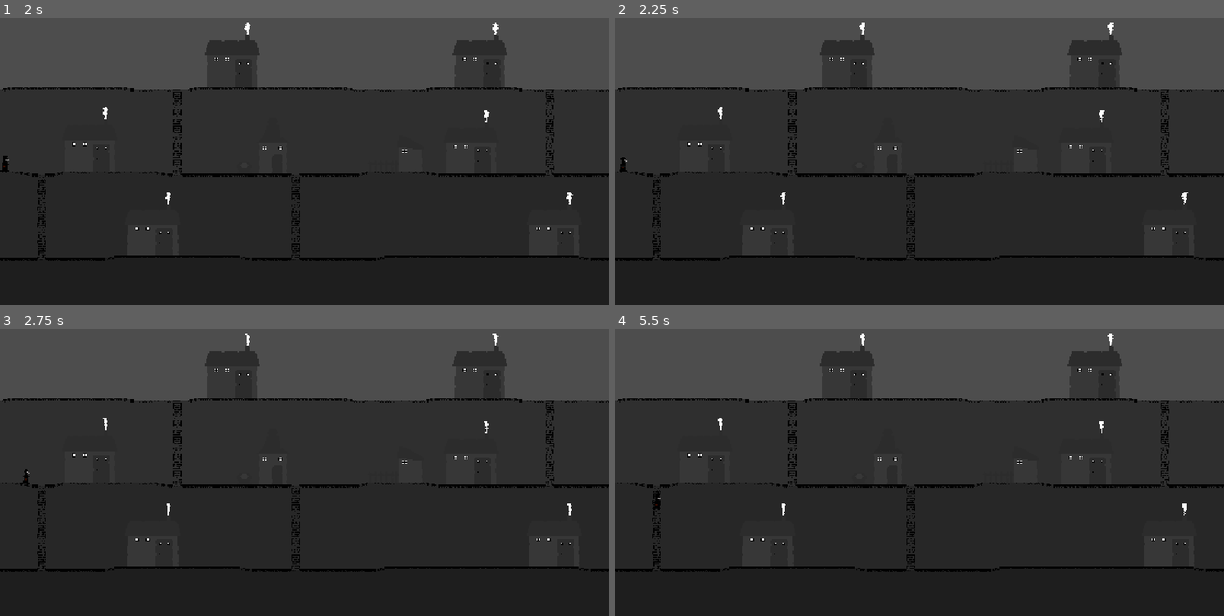
Above: before the commit, frames 1-4 (two rows, left to right).
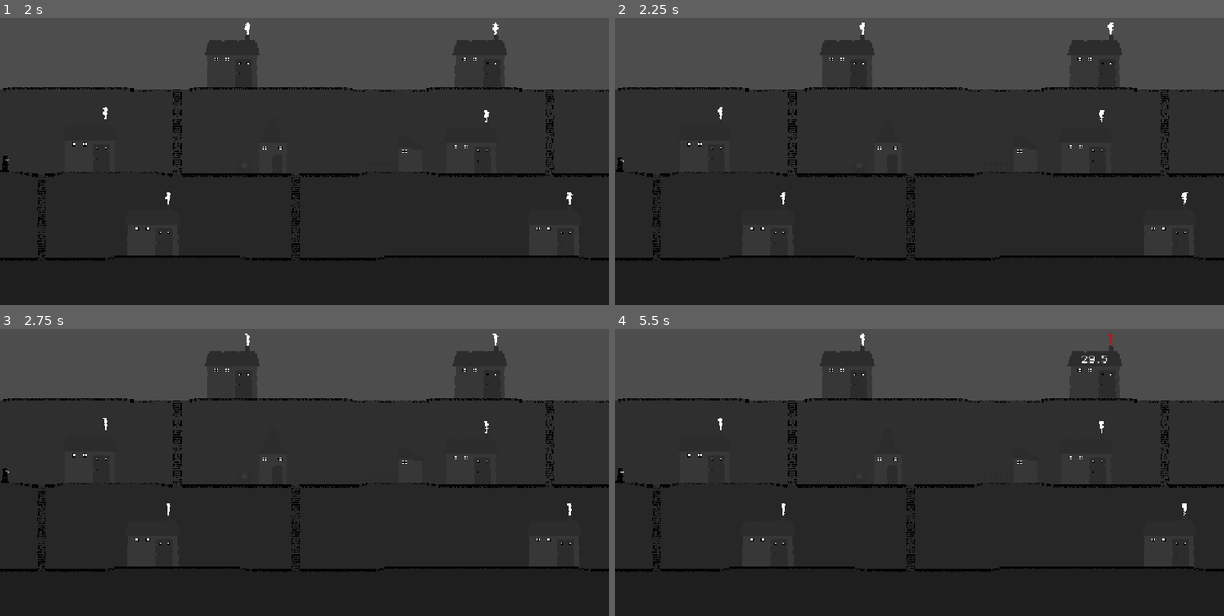
Above: after the commit, the same moments.

Repository: AdamOravecz1/gmtk-2026
Game: Godot game, scene res://Scenes/main.tscn
The game is run twice, just before and just after one commit, with the same random seed, the same clock (stepped at 60 frames per second) and the same inputs.
Inputs (mouse positions are in pixels of both pictures, inside the frame that each line leads up to):
- Up to frame 1 (2 s): tap Enter at 0.5 s; move the mouse to (395, 152) at 0.52 s; click (395, 152) at 0.67 s; tap Space at 1.25 s; move the mouse to (395, 152) at 1.27 s; click (395, 152) at 1.42 s
- Up to frame 2 (2.25 s): tap Enter at 2 s; move the mouse to (767, 233) at 2.02 s; click (767, 233) at 2.17 s
- Up to frame 3 (2.75 s): no input
- Up to frame 4 (5.5 s): move the mouse to (1083, 461) at 2.77 s; click (1083, 461) at 2.92 s; tap Space at 3.5 s; move the mouse to (846, 374) at 3.52 s; click (846, 374) at 3.67 s; move the mouse to (706, 458) at 4.27 s; click (706, 458) at 4.42 s; tap Enter at 5 s; move the mouse to (1169, 544) at 5.02 s; click (1169, 544) at 5.17 s

Frame 1 is identical in both runs. In frame 2, less than 0.1% of the frame differs, in the area x 0-2%, y 48-54%; in frame 3, less than 0.1%; in frame 4, 0.2%, in the area x 0-82%, y 1-63%.

Commit message:
moving herbs

Diff:
--- /dev/null
+++ b/Scenes/arrow.gd
@@ -0,0 +1,34 @@
+extends Sprite2D
+
+@onready var rectangle: Sprite2D = $Rectangle
+
+var start_location: Vector2
+var chain: Array[Sprite2D] = []
+
+var spacing := 16.0 # distance between rectangles
+
+func _process(delta):
+	global_position = get_global_mouse_position()
+	rotation = (start_location - global_position).angle() - deg_to_rad(90)
+
+	create_chain()
+
+
+func create_chain():
+	# remove old chain
+	for part in chain:
+		part.queue_free()
+	chain.clear()
+
+	var distance = global_position.distance_to(start_location)
+	var direction = global_position.direction_to(start_location)
+
+	var count = int(distance / spacing)
+
+	for i in range(count):
+		var part = rectangle.duplicate()
+		add_child(part)
+
+		part.global_position = global_position + direction * spacing * (i + 1)
+
+		chain.append(part)
--- /dev/null
+++ b/Scenes/arrow.tscn
@@ -0,0 +1,13 @@
+[gd_scene format=3 uid="uid://xvgoqcxi5kxp"]
+
+[ext_resource type="Texture2D" uid="uid://dyqwsu8u0d6du" path="res://Sprites/Arrow.png" id="1_2u0bd"]
+[ext_resource type="Script" uid="uid://iba7vq387i4t" path="res://Scenes/arrow.gd" id="2_h5x2m"]
+[ext_resource type="Texture2D" uid="uid://u62yxwlgyah3" path="res://Sprites/Recteng.png" id="3_40cdi"]
+
+[node name="Arrow" type="Sprite2D" unique_id=369740570]
+texture = ExtResource("1_2u0bd")
+script = ExtResource("2_h5x2m")
+
+[node name="Rectangle" type="Sprite2D" parent="." unique_id=765829497]
+position = Vector2(0, 13)
+texture = ExtResource("3_40cdi")
--- a/Scenes/doctor.gd
+++ b/Scenes/doctor.gd
@@ -9,8 +9,11 @@
 func _ready() -> void:
 	level = int(String(get_parent().get_parent().name)[-1])
 
-func move_here(cord: Vector2, lv: int) -> void:
+func move_here(cord: Vector2, lv: int, first_pos = null, second_pos = null) -> void:
 	going = true
+	if first_pos:
+		first_pos.get_node("Area2D/CollisionShape2D").disabled = true
+
 	var path_follow = get_parent()
 
 	# Get to the correct level first
@@ -76,6 +79,20 @@
 			flip_h = false  # facing right
 		elif global_position.x < old_x:
 			flip_h = true   # facing left
+
+	play("default")
+	if first_pos and second_pos:
+
+		color = first_pos.color
+		play(color)
+		first_pos.harvest()
+		first_pos.full = false
+		first_pos.color = ""
+		first_pos.get_node("Area2D/CollisionShape2D").disabled = false
+		move_here(second_pos.global_position, second_pos.level, null, second_pos)
+
+	if not first_pos and second_pos:
+		second_pos.cure()
 
 	going = false
 
--- a/Scenes/garden.gd
+++ b/Scenes/garden.gd
@@ -1,4 +1,9 @@
 extends Node2D
+
+@export var level := 0
+
+@onready var arrow_scene := preload("res://Scenes/arrow.tscn")
+var arrow: Node2D = null
 
 @onready var herb_selector: Sprite2D = $HerbSelector
 @onready var herb: Sprite2D = $Herb
@@ -26,14 +31,31 @@
 
 		time.text = "%02d.%d" % [seconds, milliseconds]
 
-func _on_area_2d_input_event(viewport: Node, event: InputEvent, shape_idx: int) -> void:
-	if event is InputEventMouseButton:
-		if event.pressed and event.button_index == MOUSE_BUTTON_LEFT:
+func _input(event):
+	if event is InputEventMouseButton \
+	and event.button_index == MOUSE_BUTTON_LEFT \
+	and !event.pressed:
+		if arrow:
+			arrow.queue_free()
+			arrow = null
+			await get_tree().process_frame
+			get_tree().current_scene.garden = null
+
+func _on_area_2d_input_event(viewport, event, shape_idx):
+	if event is InputEventMouseButton and event.button_index == MOUSE_BUTTON_LEFT and event.pressed:
+		if full and arrow == null:
+			arrow = arrow_scene.instantiate()
+			add_child(arrow)
+			arrow.z_index = 100
+			arrow.start_location = global_position
+			get_tree().current_scene.garden = self
+
+		else:
+
 			$Area2D/CollisionShape2D.disabled = true
-			print("garden")
 			herb_selector.visible = true
 			var tween = get_tree().create_tween()
-			tween.tween_property(herb_selector, "scale", Vector2(1, 1), 0.2)
+			tween.tween_property(herb_selector, "scale", Vector2.ONE, 0.2)
 
 
 
@@ -112,7 +134,6 @@
 	await get_tree().process_frame
 	if event is InputEventMouseButton and not herb.visible:
 		if event.pressed and event.button_index == MOUSE_BUTTON_LEFT:
-			print("huh")
 			close_selector()
 			$Area2D/CollisionShape2D.disabled = false
 
@@ -125,8 +146,17 @@
 func _on_timer_timeout() -> void:
 	if herb.frame < 3:
 		herb.frame += 1
-		timer.start()
-	else:
+	if herb.frame == 3:
 		full = true
 		time.visible = false
 		running = false
+		$Area2D/CollisionShape2D.disabled = false
+	else:
+		timer.start()
+
+
+
+func harvest():
+	herb.frame = 0
+	herb.visible = false
+	color = ""
--- a/Scenes/house.gd
+++ b/Scenes/house.gd
@@ -1,7 +1,28 @@
 extends Node2D
 
+@onready var time: Label = $Time
 
+@export var color := ""
 @export var level := 0
+
+var countdown_time := 30.0 # seconds
+var start_time: int
+var running := false
+
+
+func _process(delta):
+	if running:
+		var elapsed = (Time.get_ticks_msec() - start_time) / 1000.0
+		var remaining = countdown_time - elapsed
+
+		if remaining <= 0:
+			remaining = 0
+			running = false
+
+		var seconds = int(remaining)
+		var milliseconds = int((remaining - seconds) * 10)
+
+		time.text = "%02d.%d" % [seconds, milliseconds]
 
 func _on_area_2d_mouse_entered() -> void:
 	Input.set_default_cursor_shape(Input.CURSOR_POINTING_HAND)
@@ -13,19 +34,23 @@
 
 func _on_area_2d_input_event(viewport: Node, event: InputEvent, shape_idx: int) -> void:
 	if event is InputEventMouseButton:
-		if event.pressed and event.button_index == MOUSE_BUTTON_LEFT:
-			var drs = get_tree().get_nodes_in_group("DR")
-			var closest = null
-			var closest_distance = INF
+		if event.button_index == MOUSE_BUTTON_LEFT:
 
-			for dr in drs:
-				if dr.going:
-					continue
-				var distance = global_position.distance_to(dr.global_position)
 
-				if distance < closest_distance:
-					closest_distance = distance
-					closest = dr
+			if not event.pressed and color and get_tree().current_scene.garden:
+				if color == get_tree().current_scene.garden.color:
+					get_tree().current_scene.find_closest_dr(self)
 
-			if closest:
-				closest.move_here(global_position, level)
+func infect(c):
+	color = c
+	$AnimatedSprite2D.modulate = get_tree().current_scene.color_lookup[color]
+	time.visible = true
+	start_time = Time.get_ticks_msec()
+	running = true
+
+func cure():
+	color = ""
+	$AnimatedSprite2D.modulate = Color(1.0, 1.0, 1.0, 1.0)
+	get_tree().current_scene.chosen_houses.erase(self)
+	time.visible = false
+	running = false
--- a/Scenes/house.tscn
+++ b/Scenes/house.tscn
@@ -3,6 +3,7 @@
 [ext_resource type="Script" uid="uid://0pibepybefi1" path="res://Scenes/house.gd" id="1_3jr7h"]
 [ext_resource type="Texture2D" uid="uid://cn0gf8807ibnf" path="res://Sprites/House1.png" id="1_n87ef"]
 [ext_resource type="Texture2D" uid="uid://h2qgmjl3xwko" path="res://Sprites/Smoke.png" id="2_3jr7h"]
+[ext_resource type="FontFile" uid="uid://dhw8iuiik1b23" path="res://PixelOperator.ttf" id="4_iqtyj"]
 
 [sub_resource type="AtlasTexture" id="AtlasTexture_iqtyj"]
 atlas = ExtResource("2_3jr7h")
@@ -52,7 +53,7 @@
 [node name="AnimatedSprite2D" type="AnimatedSprite2D" parent="." unique_id=1377155784]
 sprite_frames = SubResource("SpriteFrames_gau5j")
 autoplay = "default"
-frame_progress = 0.22096463
+frame_progress = 0.008784918
 
 [node name="Area2D" type="Area2D" parent="." unique_id=332186678]
 
@@ -60,6 +61,15 @@
 position = Vector2(-0.5, 13.5)
 shape = SubResource("RectangleShape2D_7ug6d")
 
+[node name="Time" type="Label" parent="." unique_id=2124042807]
+visible = false
+offset_left = -27.0
+offset_top = -22.0
+offset_right = 25.0
+offset_bottom = 1.0
+theme_override_fonts/font = ExtResource("4_iqtyj")
+text = "00:0"
+
 [connection signal="input_event" from="Area2D" to="." method="_on_area_2d_input_event"]
 [connection signal="mouse_entered" from="Area2D" to="." method="_on_area_2d_mouse_entered"]
 [connection signal="mouse_exited" from="Area2D" to="." method="_on_area_2d_mouse_exited"]
--- a/Scenes/main.gd
+++ b/Scenes/main.gd
@@ -1,6 +1,60 @@
 extends Control
 
-@onready var dr = get_tree().get_first_node_in_group("LevelChangers")
+var chosen_houses: Array = []
 
-func _ready() -> void:
-	print(dr)
+const color_lookup := {
+	"red": Color(0.631, 0.137, 0.137, 1.0),
+	"yellow": Color(0.831, 0.831, 0.349, 1.0),
+	"blue": Color(0.341, 0.341, 0.71, 1.0),
+	"green": Color(0.318, 2.358, 0.666, 1.0),
+	"orange": Color(0.804, 0.412, 0.008, 1.0),
+	"purple": Color(0.271, 0.055, 0.471, 1.0),
+	"white": Color(1.0, 1.0, 1.0, 1.0)
+}
+
+@onready var houses: Control = $Houses
+const colors := ["red", "yellow", "blue"]
+
+var garden = null
+
+func find_closest_dr(house):
+	# Mouse pressed
+	var drs = get_tree().get_nodes_in_group("DR")
+	var closest = null
+	var closest_distance = INF
+
+	for dr in drs:
+		if not dr.going:
+			print(dr.going)
+
+
+			var distance = global_position.distance_to(dr.global_position)
+
+			if distance < closest_distance:
+				closest_distance = distance
+				closest = dr
+
+	if closest:
+		closest.move_here(garden.global_position, garden.level, garden, house)
+
+
+func _on_timer_timeout() -> void:
+	var available_houses = []
+
+	for house in houses.get_children():
+		if not house in chosen_houses:
+			available_houses.append(house)
+
+	# Stop if every house was already chosen
+	if available_houses.is_empty():
+		return
+
+	var random_color = colors.pick_random()
+	var random_house = available_houses.pick_random()
+
+	chosen_houses.append(random_house)
+
+	random_house.infect(random_color)
+
+	$Timer.wait_time = randi_range(5, 20)
+	$Timer.start()
--- a/Scenes/main.tscn
+++ b/Scenes/main.tscn
@@ -105,28 +105,34 @@
 
 [node name="Garden" parent="." unique_id=1075370277 instance=ExtResource("5_kry3j")]
 position = Vector2(747, 340)
-
-[node name="House" parent="." unique_id=822289628 instance=ExtResource("5_21xkr")]
+level = 2
+
+[node name="Houses" type="Control" parent="." unique_id=1353908768]
+anchors_preset = 0
+offset_right = 40.0
+offset_bottom = 40.0
+
+[node name="House" parent="Houses" unique_id=822289628 instance=ExtResource("5_21xkr")]
 position = Vector2(289, 500)
 level = 1
 
-[node name="House2" parent="." unique_id=1933845190 instance=ExtResource("5_21xkr")]
+[node name="House2" parent="Houses" unique_id=1933845190 instance=ExtResource("5_21xkr")]
 position = Vector2(891, 345)
 level = 2
 
-[node name="House3" parent="." unique_id=756952210 instance=ExtResource("5_21xkr")]
+[node name="House3" parent="Houses" unique_id=756952210 instance=ExtResource("5_21xkr")]
 position = Vector2(439, 180)
 level = 3
 
-[node name="House4" parent="." unique_id=519198223 instance=ExtResource("5_21xkr")]
+[node name="House4" parent="Houses" unique_id=519198223 instance=ExtResource("5_21xkr")]
 position = Vector2(170, 340)
 level = 2
 
-[node name="House5" parent="." unique_id=1924347348 instance=ExtResource("5_21xkr")]
+[node name="House5" parent="Houses" unique_id=1924347348 instance=ExtResource("5_21xkr")]
 position = Vector2(1048, 500)
 level = 1
 
-[node name="House6" parent="." unique_id=358843777 instance=ExtResource("5_21xkr")]
+[node name="House6" parent="Houses" unique_id=358843777 instance=ExtResource("5_21xkr")]
 position = Vector2(908, 180)
 level = 3
 
@@ -195,3 +201,10 @@
 
 [node name="Down4" type="Node2D" parent="LevelChangers" unique_id=123090809]
 position = Vector2(1039, 228)
+
+[node name="Timer" type="Timer" parent="." unique_id=2073893536]
+wait_time = 5.0
+one_shot = true
+autostart = true
+
+[connection signal="timeout" from="Timer" to="." method="_on_timer_timeout"]
Not shown, added: Scenes/arrow.gd.uid
Binary file added: Sprites/Arrow.png
Not shown, added: Sprites/Arrow.png.import
Binary file added: Sprites/Recteng.png
Not shown, added: Sprites/Recteng.png.import
